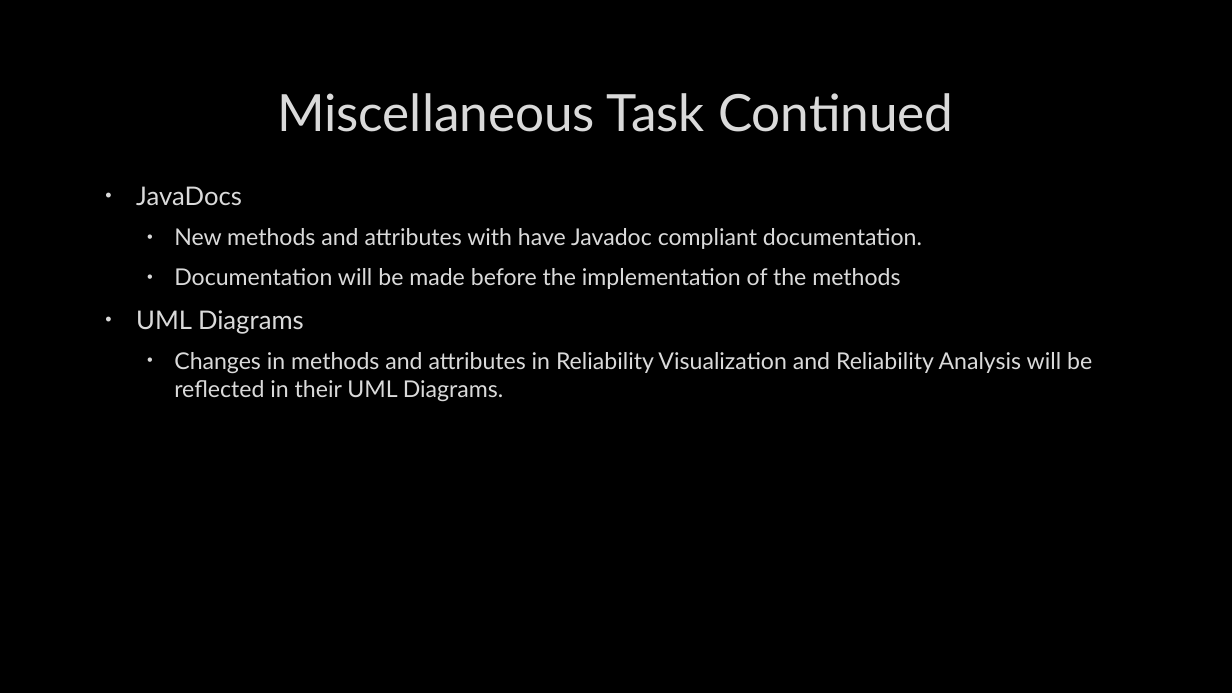
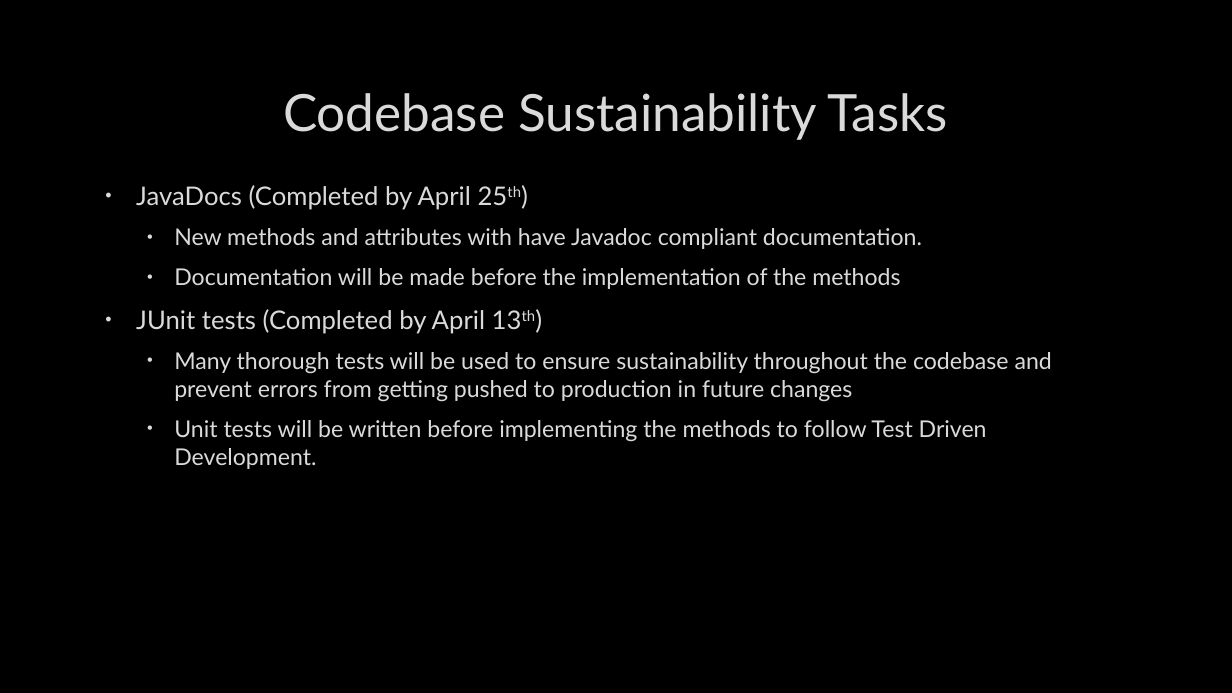
Before and after one commit to julianwemmie/Warp, a slide deck: slide 5 of SWD Project Plan.pptx. Drawn at 1232x693 pixels with LibreOffice and Linux fonts; fonts in the diff are those of the drawing; background and template pictures are left out. Boxes give left, top, right and bottom in pixels: in the first picture for what was removed or moved away, otherwise in the second. Text is boxed around its words. In the diff, an @@ line names an element or a change of style, - is before the commit and + after.

```diff
--- a/SWD Project Plan.pptx
+++ b/SWD Project Plan.pptx
@@ title at [283,93,947,140]: text changed @@
-Miscellaneous Task Continued
+Codebase Sustainability Tasks
@@ text at [136,185,471,210]: text changed @@
-• JavaDocs
+• JavaDocs (Completed by April 25th)
@@ text at [136,309,1052,469]: text changed @@
-• UML Diagrams
-  • Changes in methods and attributes in Reliability Visualization and Reliability Analysis will be reflected in their UML Diagrams.
+• JUnit tests (Completed by April 13th)
+  • Many thorough tests will be used to ensure sustainability throughout the codebase and prevent errors from getting pushed to production in future changes
+  • Unit tests will be written before implementing the methods to follow Test Driven Development.
```
Also in this commit, not shown: 3 other slides changed, 1 other file.
